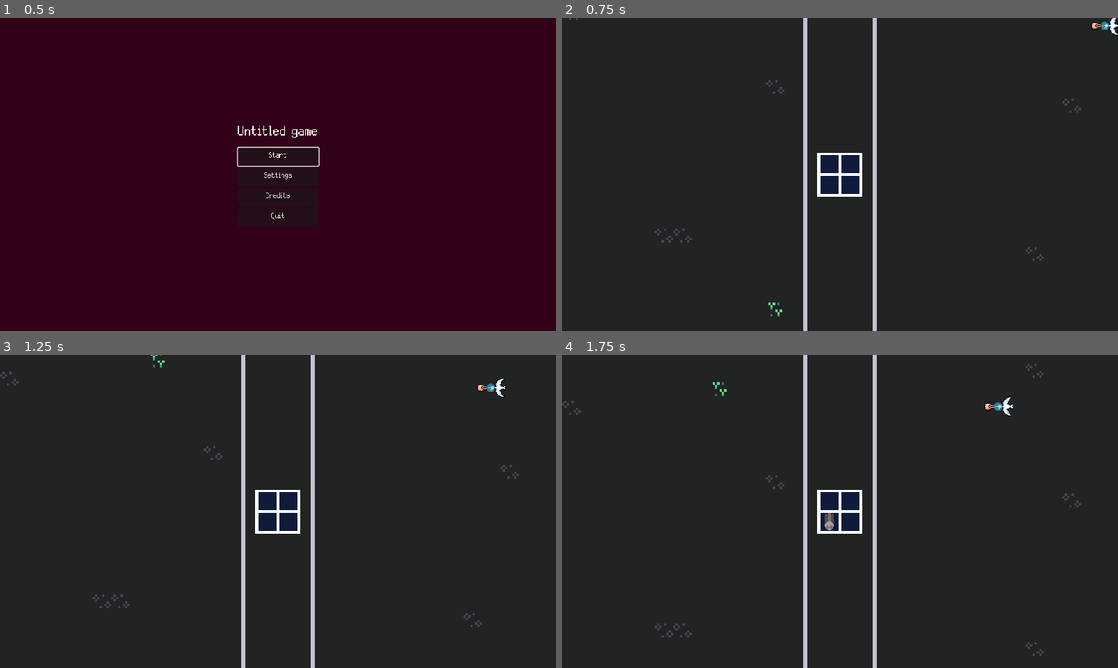
Above: before the commit, frames 1-4 (two rows, left to right).
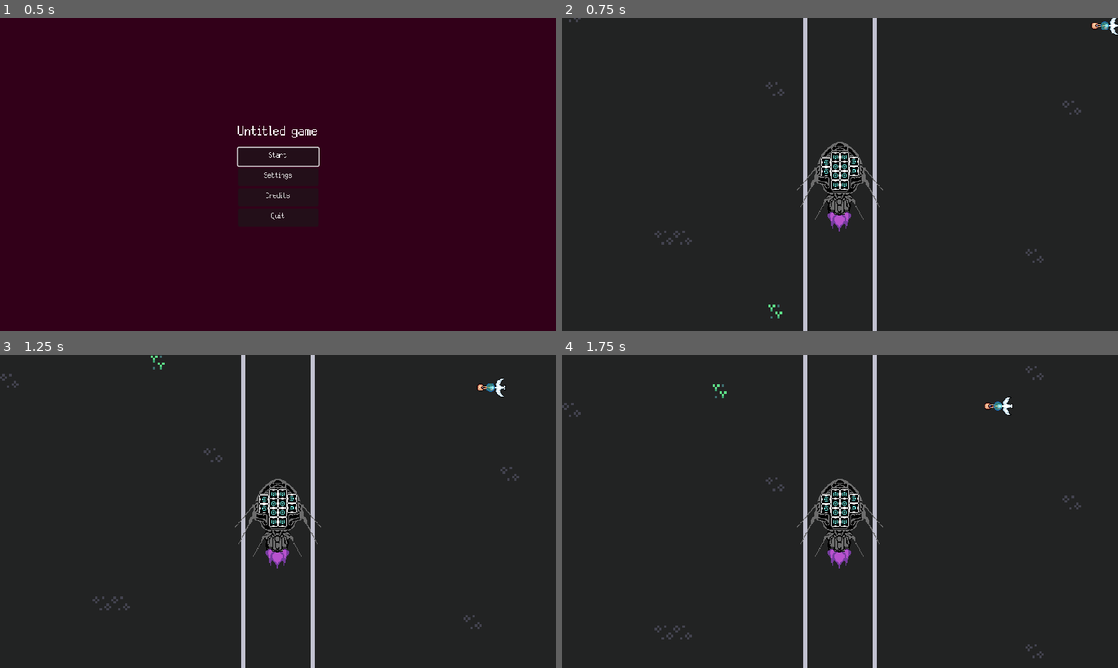
Above: after the commit, the same moments.

Repository: colinbellino/ludum-dare-53
Game: Godot game, scene res://game/main_menu/TitleUI.tscn
Two runs of this game, one before a commit and one after it. Both use one fixed random seed, a clock stepped at 60 frames per second and the inputs below. Sound files missing from this copy of the repository are replaced by a short silence.
Inputs (mouse positions are in pixels of both pictures, inside the frame that each line leads up to):
- Up to frame 1 (0.5 s): no input
- Up to frame 2 (0.75 s): click "Start" at 0.5 s
- Up to frame 3 (1.25 s): no input
- Up to frame 4 (1.75 s): tap Enter (ui_accept) at 1.25, 1.52, 1.55 s; move the mouse to (828, 520) at 1.27 s; press the mouse at (828, 520) at 1.28 s

Frame 1 is identical in both runs. In frame 2, 2.1% of the frame differs, in the area x 1-94%, y 0-96%; in frame 3, 2.2%; in frame 4, 2.3%, in the area x 0-94%, y 2-97%.

Commit message:
New Ship

Diff:
--- a/game/cart/Cart.gd
+++ /dev/null
@@ -1,12 +0,0 @@
-class_name Cart extends RigidBody2D
-
-@export var money := 100
-@export var movement_speed := Vector2(0, -100)
-
-func _ready():
-	for child in get_children():
-		if child is CartSlot:
-			child.connect("selected", self.on_slot_selected.bind(child))
-
-func on_slot_selected(slot:CartSlot):
-	slot.build_structure(preload("res://game/cart/LightMGTurret.tscn"))
--- a/game/cart/Cart.tscn
+++ /dev/null
@@ -1,38 +0,0 @@
-[gd_scene load_steps=4 format=3 uid="uid://h4b1yoj0sw3a"]
-
-[ext_resource type="PackedScene" uid="uid://cefq52m5s65j6" path="res://game/cart/CartSlot.tscn" id="1_2b14a"]
-[ext_resource type="Script" path="res://game/cart/Cart.gd" id="1_d453d"]
-
-[sub_resource type="RectangleShape2D" id="RectangleShape2D_tkdcf"]
-size = Vector2(80, 80)
-
-[node name="Cart" type="RigidBody2D"]
-gravity_scale = 0.0
-script = ExtResource("1_d453d")
-
-[node name="Placeholder" type="ColorRect" parent="."]
-offset_left = -39.0
-offset_top = -37.0
-offset_right = 39.0
-offset_bottom = 39.0
-mouse_filter = 2
-metadata/_edit_use_anchors_ = true
-
-[node name="CartSlot" parent="." instance=ExtResource("1_2b14a")]
-position = Vector2(-18, 18)
-
-[node name="CartSlot2" parent="." instance=ExtResource("1_2b14a")]
-position = Vector2(18, -18)
-
-[node name="CartSlot3" parent="." instance=ExtResource("1_2b14a")]
-position = Vector2(-18, -18)
-
-[node name="CartSlot4" parent="." instance=ExtResource("1_2b14a")]
-position = Vector2(18, 18)
-
-[node name="Camera2D" type="Camera2D" parent="."]
-
-[node name="Area2D" type="Area2D" parent="."]
-
-[node name="CollisionShape2D" type="CollisionShape2D" parent="Area2D"]
-shape = SubResource("RectangleShape2D_tkdcf")
--- a/game/cart/CartSlot.tscn
+++ /dev/null
@@ -1,20 +0,0 @@
-[gd_scene load_steps=3 format=3 uid="uid://cefq52m5s65j6"]
-
-[ext_resource type="Script" path="res://game/cart/CartSlot.gd" id="1_1q2lu"]
-
-[sub_resource type="RectangleShape2D" id="RectangleShape2D_d2dm5"]
-size = Vector2(32, 32)
-
-[node name="CartSlot" type="Area2D"]
-script = ExtResource("1_1q2lu")
-
-[node name="ColorRect" type="ColorRect" parent="."]
-offset_left = -16.0
-offset_top = -16.0
-offset_right = 16.0
-offset_bottom = 16.0
-mouse_filter = 2
-color = Color(0.0627451, 0.105882, 0.235294, 1)
-
-[node name="CollisionShape2D" type="CollisionShape2D" parent="."]
-shape = SubResource("RectangleShape2D_d2dm5")
--- a/game/cart/LightMGTurret.gd
+++ /dev/null
@@ -1,11 +0,0 @@
-extends Node2D
-
-
-# Called when the node enters the scene tree for the first time.
-func _ready():
-	pass # Replace with function body.
-
-
-# Called every frame. 'delta' is the elapsed time since the previous frame.
-func _process(delta):
-	pass
--- a/game/cart/LightMGTurret.tscn
+++ /dev/null
@@ -1,10 +0,0 @@
-[gd_scene load_steps=3 format=3 uid="uid://q3s4k7jqvttf"]
-
-[ext_resource type="Texture2D" uid="uid://d4hbbyeh8ahg0" path="res://game/cart/turret_placeholder.png" id="1_to4s0"]
-[ext_resource type="Script" path="res://game/cart/LightMGTurret.gd" id="1_tv5q1"]
-
-[node name="LightMGTurret" type="Node2D"]
-script = ExtResource("1_tv5q1")
-
-[node name="TurretPlaceholder" type="Sprite2D" parent="."]
-texture = ExtResource("1_to4s0")
--- a/game/level/Checkpoint.gd
+++ b/game/level/Checkpoint.gd
@@ -10,6 +10,6 @@
 	area.connect("area_entered", on_area_entered)
 
 func on_area_entered(other: Area2D):
-	if was_reached == false && other.get_parent().name == "Cart":
+	if was_reached == false && other.get_parent().name == "Ship":
 		emit_signal("reached")
 		was_reached = true
--- a/game/level/Level.gd
+++ b/game/level/Level.gd
@@ -1,7 +1,7 @@
 class_name Level extends Node
 
 var world : Node2D
-var cart : Cart
+var ship : Ship
 var state : LevelStates
 var chunks : Array[Node]
 var current_chunk_index : int = 0
@@ -14,8 +14,8 @@
 	world = get_node("%World")
 	assert(world != null, "Missing world from level.")
 
-	cart = get_node("%Cart")
-	assert(cart != null, "Missing cart from level.")
+	ship = get_node("%Ship")
+	assert(ship != null, "Missing ship from level.")
 
 	chunks = get_tree().get_nodes_in_group("level_chunk")
 	assert(chunks.size() > 0, "No level chunks found, make sure you tagged your level with the level_chunk group.")
@@ -47,10 +47,10 @@
 
 	match state:
 		LevelStates.MOVING:
-			cart.linear_velocity = cart.movement_speed
+			ship.movement_mult = 1.0
 
 		LevelStates.CHECKPOINT:
-			cart.linear_velocity = Vector2.ZERO
+			ship.movement_mult = 0.0
 
 func checkpoint_reached():
 	var next_index := current_chunk_index + 1
--- a/game/level/Level.tscn
+++ b/game/level/Level.tscn
@@ -1,7 +1,7 @@
-[gd_scene load_steps=6 format=3 uid="uid://bnkje53y6akyu"]
+[gd_scene load_steps=6 format=3 uid="uid://dknlum3ir1kwc"]
 
 [ext_resource type="Script" path="res://game/level/Level.gd" id="1_2gnls"]
-[ext_resource type="PackedScene" uid="uid://h4b1yoj0sw3a" path="res://game/cart/Cart.tscn" id="1_s3r65"]
+[ext_resource type="PackedScene" uid="uid://beipp7nvh1nvk" path="res://game/ship/Ship.tscn" id="1_s3r65"]
 [ext_resource type="Script" path="res://game/level/CheckpointUI.gd" id="2_vkujm"]
 [ext_resource type="PackedScene" uid="uid://bubt6k0ilbi5t" path="res://game/level/LevelChunk1.tscn" id="3_14wyq"]
 [ext_resource type="PackedScene" uid="uid://lg060g1ymx3l" path="res://game/level/LevelChunk2.tscn" id="4_1ddd3"]
@@ -71,6 +71,6 @@
 [node name="LevelChunk2" parent="World" instance=ExtResource("4_1ddd3")]
 position = Vector2(0, -2721)
 
-[node name="Cart" parent="." instance=ExtResource("1_s3r65")]
+[node name="Ship" parent="." instance=ExtResource("1_s3r65")]
 unique_name_in_owner = true
 position = Vector2(480, 270)
--- a/game/level/LevelOld.tscn
+++ b/game/level/LevelOld.tscn
@@ -1,6 +1,6 @@
-[gd_scene load_steps=2 format=3 uid="uid://cktef4gcsjhd2"]
+[gd_scene load_steps=2 format=3]
 
-[ext_resource type="PackedScene" uid="uid://h4b1yoj0sw3a" path="res://game/cart/Cart.tscn" id="1_wla37"]
+[ext_resource type="PackedScene" path="res://game/ship/Ship.tscn" id="1_wla37"]
 
 [node name="Level" type="Node"]
 
--- a/game/monster_spawner/Mob.gd
+++ b/game/monster_spawner/Mob.gd
@@ -6,7 +6,7 @@
 @export var movement_type : MovementTypes
 var direction_established : bool
 
-enum MovementTypes { HorizontalLine, TowardsCart }
+enum MovementTypes { HorizontalLine, TowardsShip }
 
 func _process(delta):
 	if GameData.level:
@@ -15,11 +15,11 @@
 		match movement_type:
 			MovementTypes.HorizontalLine:
 				if direction_established == false:
-					linear_velocity.x = (GameData.level.cart.position - position).normalized().x * speed
+					linear_velocity.x = (GameData.level.ship.position - position).normalized().x * speed
 					direction_established = true
 
-			MovementTypes.TowardsCart:
-				linear_velocity = (GameData.level.cart.position - position).normalized() * speed
+			MovementTypes.TowardsShip:
+				linear_velocity = (GameData.level.ship.position - position).normalized() * speed
 				# Stops approaching at defined distances to the center
 				if position.x > 480-approach_distance and position.x < 480+approach_distance:
 					linear_velocity.x = 0
--- /dev/null
+++ b/game/ship/ConstructedSlotUI.tscn
@@ -0,0 +1,37 @@
+[gd_scene load_steps=3 format=3 uid="uid://codofwr6sw1s3"]
+
+[ext_resource type="Script" path="res://game/ship/ShipSlotUI.gd" id="1_jxpph"]
+[ext_resource type="PackedScene" uid="uid://bi5t10q702fd4" path="res://game/ship/slot_action_button.tscn" id="2_rtrqw"]
+
+[node name="ShipSlotUI" type="Node2D"]
+script = ExtResource("1_jxpph")
+
+[node name="SlotActionButton" parent="." instance=ExtResource("2_rtrqw")]
+self_modulate = Color(0.231373, 0.231373, 0.231373, 0.839216)
+offset_left = 22.0
+offset_top = -69.0
+offset_right = 177.0
+offset_bottom = -45.0
+label = "Sell"
+cost = -25
+action = "sell"
+
+[node name="SlotActionButton2" parent="." instance=ExtResource("2_rtrqw")]
+self_modulate = Color(0.231373, 0.231373, 0.231373, 0.839216)
+offset_left = 59.0
+offset_top = -27.0
+offset_right = 214.0
+offset_bottom = -3.0
+label = "Repair"
+cost = 40
+action = "repair"
+
+[node name="SlotActionButton3" parent="." instance=ExtResource("2_rtrqw")]
+self_modulate = Color(0.231373, 0.231373, 0.231373, 0.839216)
+offset_left = 59.0
+offset_top = 18.0
+offset_right = 214.0
+offset_bottom = 42.0
+label = "Upgrade"
+cost = 1000
+action = "upgrade"
--- /dev/null
+++ b/game/ship/EmptySlotUI.tscn
@@ -0,0 +1,94 @@
+[gd_scene load_steps=10 format=3 uid="uid://eh0jjv0kktfj"]
+
+[ext_resource type="Script" path="res://game/ship/ShipSlotUI.gd" id="1_akjn5"]
+[ext_resource type="PackedScene" uid="uid://bi5t10q702fd4" path="res://game/ship/slot_action_button.tscn" id="2_jsqkk"]
+[ext_resource type="Texture2D" uid="uid://dxf0gvfd80vlt" path="res://assets/sprites/cart/misc/ss_ship_misc.png" id="3_mxlek"]
+
+[sub_resource type="AtlasTexture" id="AtlasTexture_8xabg"]
+atlas = ExtResource("3_mxlek")
+region = Rect2(0, 80, 16, 16)
+
+[sub_resource type="AtlasTexture" id="AtlasTexture_x6kl4"]
+atlas = ExtResource("3_mxlek")
+region = Rect2(16, 80, 16, 16)
+
+[sub_resource type="AtlasTexture" id="AtlasTexture_jgqtx"]
+atlas = ExtResource("3_mxlek")
+region = Rect2(32, 80, 17, 16)
+
+[sub_resource type="AtlasTexture" id="AtlasTexture_tasyj"]
+atlas = ExtResource("3_mxlek")
+region = Rect2(48, 80, 16, 16)
+
+[sub_resource type="AtlasTexture" id="AtlasTexture_14xog"]
+atlas = ExtResource("3_mxlek")
+region = Rect2(16, 32, 16, 16)
+
+[sub_resource type="AtlasTexture" id="AtlasTexture_4csp1"]
+atlas = ExtResource("3_mxlek")
+region = Rect2(32, 32, 16, 16)
+
+[node name="ShipSlotUI" type="Node2D"]
+script = ExtResource("1_akjn5")
+
+[node name="SlotActionButton" parent="." instance=ExtResource("2_jsqkk")]
+self_modulate = Color(0.231373, 0.231373, 0.231373, 0.839216)
+offset_left = 22.0
+offset_top = -69.0
+offset_right = 177.0
+offset_bottom = -45.0
+icon = SubResource("AtlasTexture_8xabg")
+label = "Plasma"
+
+[node name="SlotActionButton2" parent="." instance=ExtResource("2_jsqkk")]
+self_modulate = Color(0.231373, 0.231373, 0.231373, 0.839216)
+offset_left = 59.0
+offset_top = -27.0
+offset_right = 214.0
+offset_bottom = -3.0
+icon = SubResource("AtlasTexture_x6kl4")
+label = "Railgun"
+cost = 400
+
+[node name="SlotActionButton3" parent="." instance=ExtResource("2_jsqkk")]
+self_modulate = Color(0.231373, 0.231373, 0.231373, 0.839216)
+offset_left = 61.0
+offset_top = 15.0
+offset_right = 216.0
+offset_bottom = 39.0
+icon = SubResource("AtlasTexture_jgqtx")
+label = "Disruptor"
+cost = 600
+
+[node name="SlotActionButton4" parent="." instance=ExtResource("2_jsqkk")]
+self_modulate = Color(0.231373, 0.231373, 0.231373, 0.839216)
+offset_left = 63.0
+offset_top = 53.0
+offset_right = 218.0
+offset_bottom = 77.0
+icon = SubResource("AtlasTexture_tasyj")
+label = "Plating"
+cost = 300
+
+[node name="SlotActionButton5" parent="." instance=ExtResource("2_jsqkk")]
+self_modulate = Color(0.0392157, 0.403922, 0.258824, 0.839216)
+offset_left = 22.0
+offset_top = 91.0
+offset_right = 215.0
+offset_bottom = 139.0
+icon = SubResource("AtlasTexture_14xog")
+label = "Cargo"
+bg_color = Color(0.0392157, 0.403922, 0.258824, 0.839216)
+value = 200
+
+[node name="SlotActionButton6" parent="." instance=ExtResource("2_jsqkk")]
+self_modulate = Color(0.647059, 0, 0.101961, 0.839216)
+offset_left = 19.0
+offset_top = 146.0
+offset_right = 217.0
+offset_bottom = 194.0
+icon = SubResource("AtlasTexture_4csp1")
+label = "Danger Cargo"
+cost = 100
+bg_color = Color(0.647059, 0, 0.101961, 0.839216)
+value = 500
--- /dev/null
+++ b/game/ship/Ship.gd
@@ -0,0 +1,34 @@
+class_name Ship extends Node2D
+
+@export var money := 100
+@export var movement_speed := Vector2(0, -100)
+@export var movement_mult := 1.0
+
+var current_ui_node = null
+
+func _ready():
+	for child in get_children():
+		if child is ShipSlot:
+			child.connect("selected", self.on_slot_selected.bind(child))
+
+func _process(delta):
+	position += movement_speed * movement_mult * delta
+
+func on_slot_selected(slot:ShipSlot):
+	if current_ui_node:
+		current_ui_node.free()
+		current_ui_node = null
+
+	var ui_scene = $ConstructMenu if slot.current_structure else $RepairMenu
+	var node = ui_scene.instantiate()
+
+	node.action_pressed.connect(self.player_action.bind(slot))
+
+func player_action(target:ShipSlot, action_name:String, meta = null):
+	var old_structure = target.current_structure
+	var old_health = target.health
+	match action_name:
+		"buy":
+			target.build_structure(meta)
+		"sell":
+			target.tear_down_structure()
--- /dev/null
+++ b/game/ship/Ship.tscn
@@ -0,0 +1,68 @@
+[gd_scene load_steps=6 format=3 uid="uid://beipp7nvh1nvk"]
+
+[ext_resource type="Script" path="res://game/ship/Ship.gd" id="1_p4bv2"]
+[ext_resource type="Texture2D" uid="uid://dxf0gvfd80vlt" path="res://assets/sprites/cart/misc/ss_ship_misc.png" id="2_prb85"]
+[ext_resource type="PackedScene" uid="uid://capgpw4kxltue" path="res://game/ship/ShipSlot.tscn" id="3_o36rr"]
+
+[sub_resource type="AtlasTexture" id="AtlasTexture_lpml2"]
+atlas = ExtResource("2_prb85")
+region = Rect2(106, 2, 148, 115)
+
+[sub_resource type="AtlasTexture" id="AtlasTexture_j7t37"]
+atlas = ExtResource("2_prb85")
+region = Rect2(52, 176, 84, 66)
+
+[node name="Ship" type="Node2D"]
+script = ExtResource("1_p4bv2")
+
+[node name="RepairMenu" parent="." instance_placeholder="res://game/ship/ConstructedSlotUI.tscn"]
+position = Vector2(85, 165)
+
+[node name="ConstructMenu" parent="." instance_placeholder="res://game/ship/EmptySlotUI.tscn"]
+position = Vector2(81, -189)
+
+[node name="Sprite2D" type="Sprite2D" parent="."]
+position = Vector2(0, 1)
+texture = SubResource("AtlasTexture_lpml2")
+
+[node name="ShipSlot" parent="Sprite2D" instance=ExtResource("3_o36rr")]
+position = Vector2(-8, -31)
+
+[node name="ShipSlot2" parent="Sprite2D" instance=ExtResource("3_o36rr")]
+position = Vector2(8, -31)
+
+[node name="ShipSlot3" parent="Sprite2D" instance=ExtResource("3_o36rr")]
+position = Vector2(-8, -15)
+
+[node name="ShipSlot4" parent="Sprite2D" instance=ExtResource("3_o36rr")]
+position = Vector2(8, -15)
+
+[node name="ShipSlot5" parent="Sprite2D" instance=ExtResource("3_o36rr")]
+position = Vector2(8, 1)
+
+[node name="ShipSlot6" parent="Sprite2D" instance=ExtResource("3_o36rr")]
+position = Vector2(-8, 1)
+
+[node name="ShipSlot7" parent="Sprite2D" instance=ExtResource("3_o36rr")]
+position = Vector2(-8, 17)
+
+[node name="ShipSlot8" parent="Sprite2D" instance=ExtResource("3_o36rr")]
+position = Vector2(8, 17)
+
+[node name="ShipSlot9" parent="Sprite2D" instance=ExtResource("3_o36rr")]
+position = Vector2(24, -23)
+
+[node name="ShipSlot10" parent="Sprite2D" instance=ExtResource("3_o36rr")]
+position = Vector2(24, -7)
+
+[node name="ShipSlot11" parent="Sprite2D" instance=ExtResource("3_o36rr")]
+position = Vector2(-24, -6)
+
+[node name="ShipSlot12" parent="Sprite2D" instance=ExtResource("3_o36rr")]
+position = Vector2(-24, -22)
+
+[node name="Sprite2D2" type="Sprite2D" parent="."]
+position = Vector2(-1, 65)
+texture = SubResource("AtlasTexture_j7t37")
+
+[node name="Camera2D" type="Camera2D" parent="."]
--- a/game/cart/CartSlot.gd
+++ b/game/ship/ShipSlot.gd
@@ -1,5 +1,5 @@
-class_name CartSlot
-extends Area2D
+class_name ShipSlot
+extends StaticBody2D
 
 signal selected()
 
@@ -16,14 +16,18 @@
 		build_structure(current_structure)
 
 func build_structure(new_structure:PackedScene):
-	if current_structure_node:
-		current_structure_node.free()
-		current_structure_node = null
-
+	clear()
 	health = 1.0
 	current_structure = new_structure
 	current_structure_node = current_structure.instantiate()
 	add_child(current_structure_node)
+	$CollisionShape2D.disabled = false
+
+func clear():
+	if current_structure_node and is_instance_valid(current_structure_node):
+		current_structure_node.free()
+		current_structure_node = null
+		$CollisionShape2D.disabled = true
 
 func deselect():
 	is_selected = false
--- /dev/null
+++ b/game/ship/ShipSlot.tscn
@@ -0,0 +1,23 @@
+[gd_scene load_steps=5 format=3 uid="uid://capgpw4kxltue"]
+
+[ext_resource type="Script" path="res://game/ship/ShipSlot.gd" id="1_u6qth"]
+[ext_resource type="Texture2D" uid="uid://dxf0gvfd80vlt" path="res://assets/sprites/cart/misc/ss_ship_misc.png" id="2_nwp01"]
+
+[sub_resource type="RectangleShape2D" id="RectangleShape2D_d2dm5"]
+size = Vector2(16, 16)
+
+[sub_resource type="AtlasTexture" id="AtlasTexture_lvllh"]
+atlas = ExtResource("2_nwp01")
+region = Rect2(0, 0, 16, 16)
+
+[node name="ShipSlot" type="StaticBody2D"]
+collision_layer = 2
+collision_mask = 13
+script = ExtResource("1_u6qth")
+
+[node name="CollisionShape2D" type="CollisionShape2D" parent="."]
+shape = SubResource("RectangleShape2D_d2dm5")
+disabled = true
+
+[node name="Sprite2D" type="Sprite2D" parent="."]
+texture = SubResource("AtlasTexture_lvllh")
--- /dev/null
+++ b/game/ship/ShipSlotUI.gd
@@ -0,0 +1,11 @@
+extends Node2D
+
+signal action_pressed(action, meta)
+
+func _ready():
+	for child in get_children():
+		child.clicked.connect(self.emit_action.bind(child.action, child.meta))
+
+func emit_action(action:String, meta = null):
+	emit_signal("action_pressed", action, meta)
+	queue_free()
--- /dev/null
+++ b/game/ship/slot_action_button.gd
@@ -0,0 +1,59 @@
+@tool
+extends Panel
+
+signal pressed()
+
+func _input(event):
+	if has_focus() or event is InputEventMouse:
+		if event.is_action_released("ui_accept") or event.is_action_released("mouse_left"):
+			pressed.emit()
+
+@export var icon : Texture:
+	set(value):
+		icon = value
+		upd()
+
+@export var label := "":
+	set(value):
+		label = value
+		upd()
+
+@export var cost := 50:
+	set(value):
+		cost = value
+		upd()
+
+@export var action := "build"
+@export var meta : Resource
+
+@export var bg_color := Color("3b3b3bd6"):
+	set(value):
+		bg_color = value
+		upd()
+
+@export var value := 0:
+	set(val):
+		value = val
+		upd()
+
+# Called when the node enters the scene tree for the first time.
+func _ready():
+	upd()
+
+func upd():
+	if is_inside_tree():
+		%Icon.texture = icon
+		%Label.text = label
+		%Cost.text = "%s$" % [cost]
+		if cost > 0:
+			%Cost.add_theme_color_override("font_color", Color.CORNFLOWER_BLUE)
+		else:
+			%Cost.add_theme_color_override("font_color", Color.FOREST_GREEN)
+		if value == 0:
+			size.y = 24
+			%Extra.visible = false
+		else:
+			size.y = 48
+			%Extra.visible = true
+			%Value.text = "%s$" % [value]
+		self_modulate = bg_color
--- /dev/null
+++ b/game/ship/slot_action_button.tscn
@@ -0,0 +1,80 @@
+[gd_scene load_steps=5 format=3 uid="uid://bi5t10q702fd4"]
+
+[ext_resource type="Script" path="res://game/ship/slot_action_button.gd" id="1_1ygea"]
+[ext_resource type="Texture2D" uid="uid://dxf0gvfd80vlt" path="res://assets/sprites/cart/misc/ss_ship_misc.png" id="1_vl5h2"]
+
+[sub_resource type="StyleBoxFlat" id="StyleBoxFlat_03h2a"]
+bg_color = Color(1, 1, 1, 0.839216)
+corner_radius_top_left = 16
+corner_radius_top_right = 16
+corner_radius_bottom_right = 16
+corner_radius_bottom_left = 16
+shadow_color = Color(0, 0, 0.12549, 0.533333)
+shadow_size = 3
+shadow_offset = Vector2(1, 1)
+anti_aliasing = false
+
+[sub_resource type="AtlasTexture" id="AtlasTexture_hjp36"]
+atlas = ExtResource("1_vl5h2")
+region = Rect2(0, 80, 16, 16)
+
+[node name="SlotActionButton" type="Panel"]
+offset_right = 155.0
+offset_bottom = 24.0
+focus_mode = 2
+theme_override_styles/panel = SubResource("StyleBoxFlat_03h2a")
+script = ExtResource("1_1ygea")
+
+[node name="Layout" type="HBoxContainer" parent="."]
+layout_mode = 1
+anchors_preset = 15
+anchor_right = 1.0
+anchor_bottom = 1.0
+offset_left = 3.0
+offset_top = -1.0
+offset_right = -10.0
+offset_bottom = 1.0
+grow_horizontal = 2
+grow_vertical = 2
+
+[node name="Icon" type="TextureRect" parent="Layout"]
+unique_name_in_owner = true
+layout_mode = 2
+texture = SubResource("AtlasTexture_hjp36")
+stretch_mode = 3
+
+[node name="VBoxContainer" type="VBoxContainer" parent="Layout"]
+layout_mode = 2
+size_flags_horizontal = 3
+theme_override_constants/separation = 0
+
+[node name="HBoxContainer" type="HBoxContainer" parent="Layout/VBoxContainer"]
+layout_mode = 2
+
+[node name="Label" type="Label" parent="Layout/VBoxContainer/HBoxContainer"]
+unique_name_in_owner = true
+layout_mode = 2
+text = "Plasma"
+
+[node name="Cost" type="Label" parent="Layout/VBoxContainer/HBoxContainer"]
+unique_name_in_owner = true
+layout_mode = 2
+size_flags_horizontal = 10
+theme_override_colors/font_color = Color(0.607843, 0.113725, 0.0588235, 1)
+text = "-50$"
+
+[node name="Extra" type="HBoxContainer" parent="Layout/VBoxContainer"]
+unique_name_in_owner = true
+visible = false
+layout_mode = 2
+
+[node name="Label" type="Label" parent="Layout/VBoxContainer/Extra"]
+layout_mode = 2
+text = "Value"
+
+[node name="Value" type="Label" parent="Layout/VBoxContainer/Extra"]
+unique_name_in_owner = true
+layout_mode = 2
+size_flags_horizontal = 10
+theme_override_colors/font_color = Color(0.643137, 1, 0.807843, 1)
+text = "+200$"
--- a/project.godot
+++ b/project.godot
@@ -231,6 +231,13 @@
 
 locale/translations=PackedStringArray("res://assets/locale/text.en.translation", "res://assets/locale/text.fr.translation")
 
+[layer_names]
+
+2d_physics/layer_1="Monsters"
+2d_physics/layer_2="Ship"
+2d_physics/layer_3="MonsterBullets"
+2d_physics/layer_4="ShipBullets"
+
 [rendering]
 
 textures/canvas_textures/default_texture_filter=0
--- a/scripts/autoload/GameData.gd
+++ b/scripts/autoload/GameData.gd
@@ -7,7 +7,7 @@
 
 func _ready():
 	add_category("Turrets", BaseTurret)
-	add_to_db("Turrets", preload("res://game/cart/LightMGTurret.tscn"))
+	add_to_db("Turrets", preload("res://game/turrets/PlasmaTurret.tscn"))
 
 func add_to_db(category:String, scene:PackedScene):
 	var properties = category_defaults[category].duplicate()
--- a/scripts/autoload/UserInteraction.gd
+++ b/scripts/autoload/UserInteraction.gd
@@ -9,11 +9,13 @@
 		node_stack.append_array(child.get_children())
 
 func setup_ui_node(new_node:Node)->void:
-	if new_node is BaseButton:
-		new_node.focus_entered.connect(self.ui_pointer)
-		new_node.pressed.connect(self.ui_confirm)
-		if get_viewport().gui_get_focus_owner() == null and new_node.focus_mode != 0:
-			new_node.grab_focus()
+	if new_node is Control:
+		if new_node.focus_mode == Control.FOCUS_ALL:
+			new_node.focus_entered.connect(self.ui_pointer)
+			if new_node.has_signal("pressed"):
+				new_node.pressed.connect(self.ui_confirm)
+			if get_viewport().gui_get_focus_owner() == null:
+				new_node.grab_focus()
 
 func ui_pointer():
 	# TODO: UI Feedback sounds
Binary file removed: game/cart/turret_placeholder.png
Not shown, removed: game/cart/turret_placeholder.png.import
